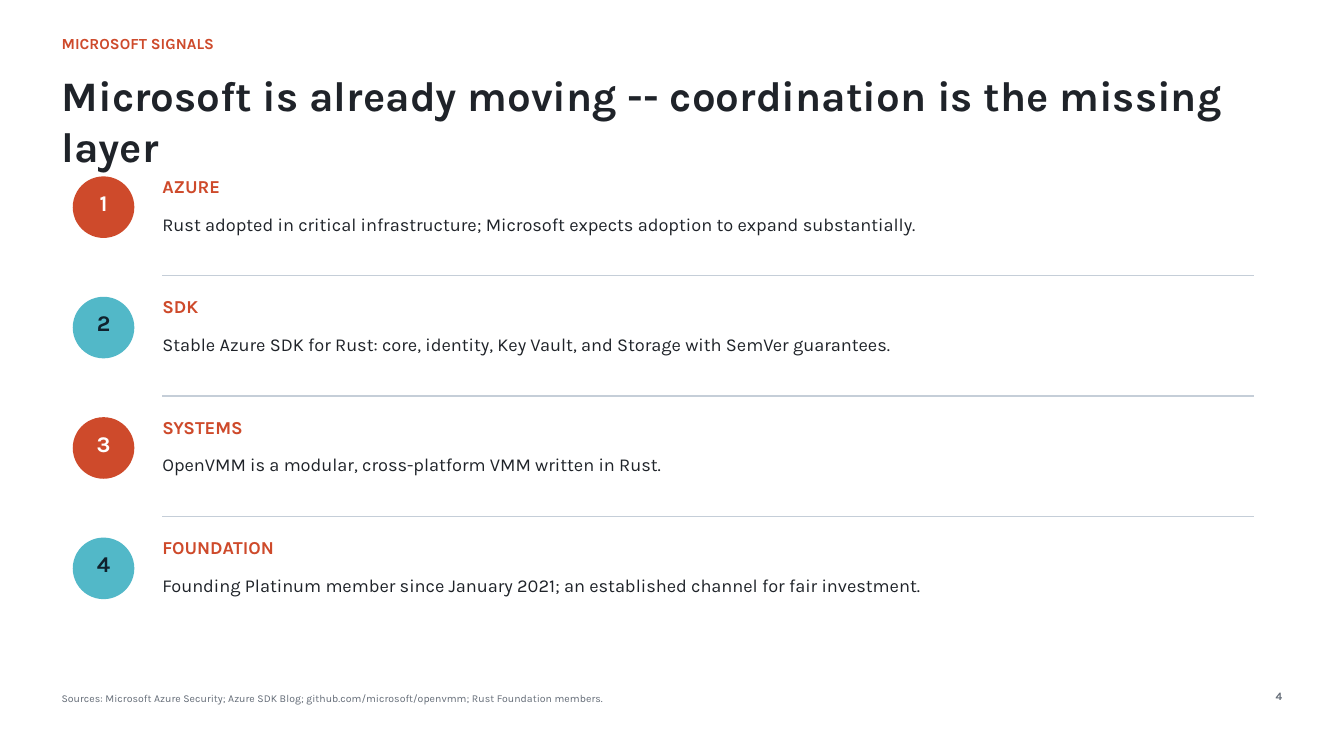
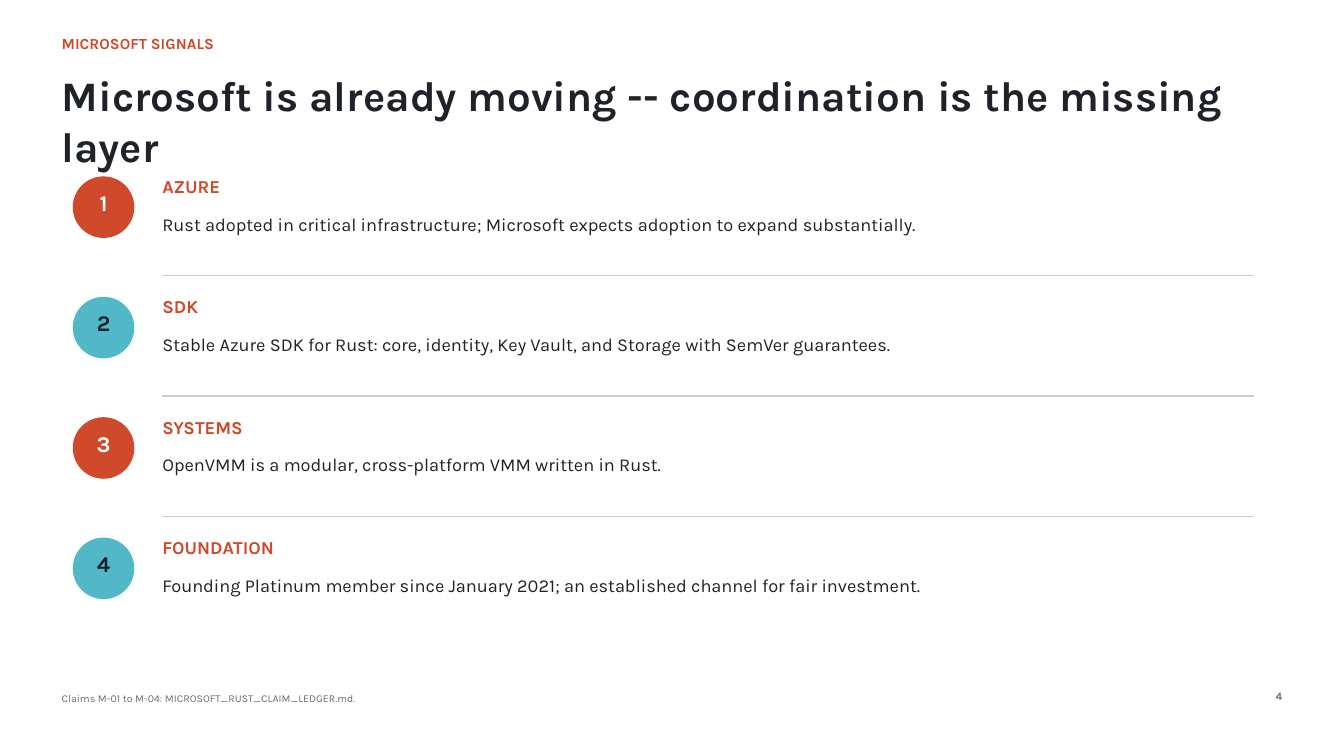
Before and after one commit to giodl73-repo/FERRIS, a slide deck: slide 4 of docs/leadership/MICROSOFT_RUST_INVESTMENT_DECK.pptx. Drawn at 1344x756 pixels with LibreOffice and Linux fonts; fonts in the diff are those of the drawing. Boxes give left, top, right and bottom in pixels: in the first picture for what was removed or moved away, otherwise in the second. Text is boxed around its words. In the diff, an @@ line names an element or a change of style, - is before the commit and + after.

```diff
--- a/docs/leadership/MICROSOFT_RUST_INVESTMENT_DECK.pptx
+++ b/docs/leadership/MICROSOFT_RUST_INVESTMENT_DECK.pptx
@@ text at (x1=62, y1=695, x2=355, y2=702): text changed @@
-Sources: Microsoft Azure Security; Azure SDK Blog; github.com/microsoft/openvmm; Rust Foundation members.
+Claims M-01 to M-04: MICROSOFT_RUST_CLAIM_LEDGER.md.
```
Also in this commit, not shown: 9 other slides changed, 1 slide added, 1 slide removed, 41 other files.
